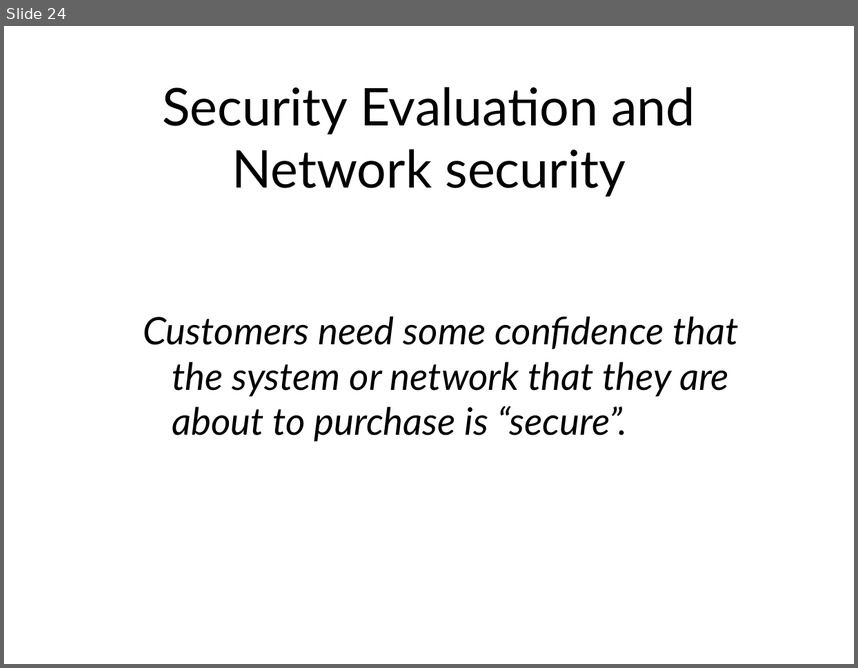
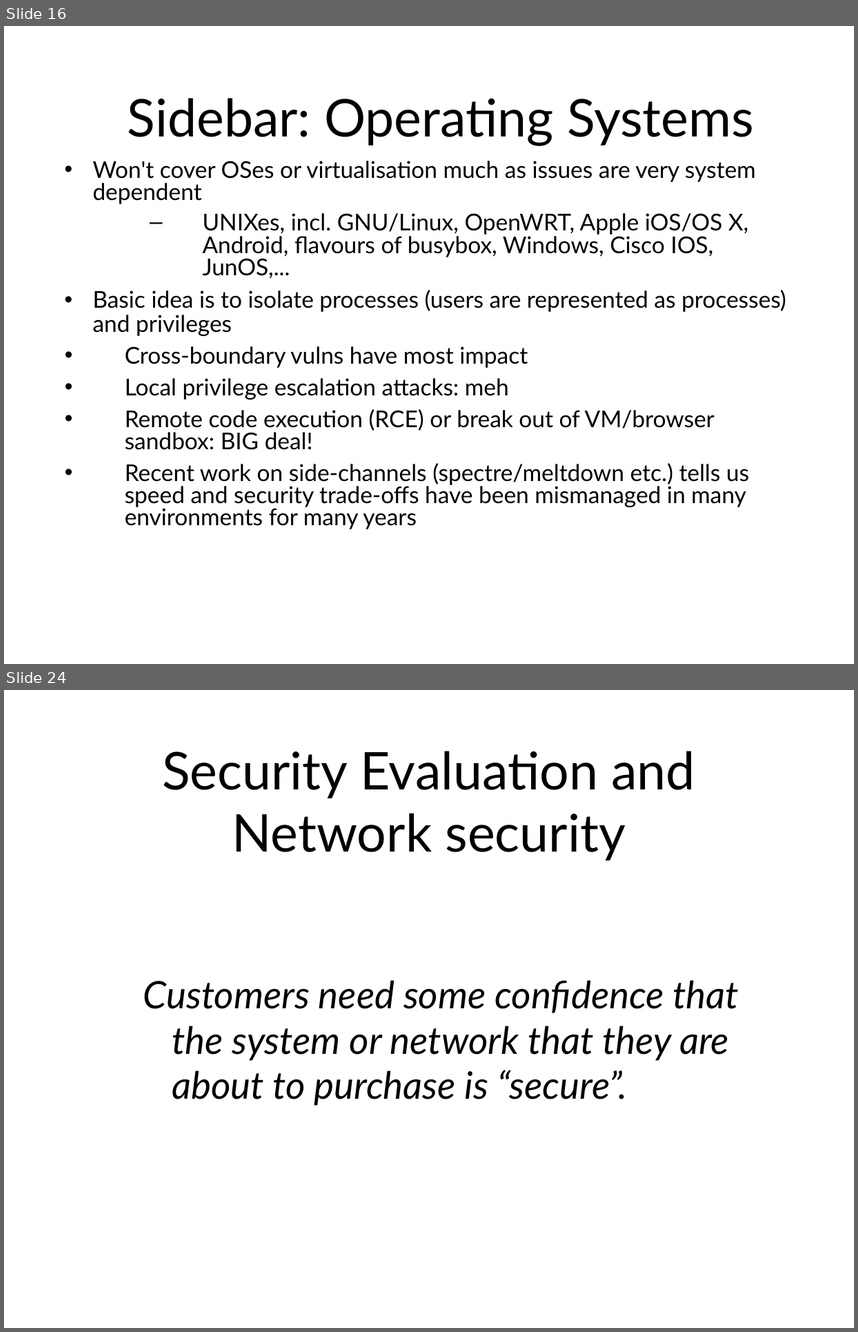
Before and after one commit to sftcd/cs7053, a slide deck: 2016lectures/02-concepts.ppt. Shown one above the other, each under a label of ours: slide 24 before the commit, slides 16 and 24 after it; the slides between them are not shown. The pictures are 858x668 and 858x1332 pixels, drawn with LibreOffice and Linux fonts; fonts in the diff are those of the drawing. Boxes give left, top, right and bottom in pixels: in the first picture for what was removed or moved away, otherwise in the second. Text is boxed around its words. In the diff, an @@ line names an element or a change of style, - is before the commit and + after.

```diff
--- a/2016lectures/02-concepts.ppt
+++ b/2016lectures/02-concepts.ppt
@@ slide 16 added at bbox=[4, 26, 854, 664], background #FFFFFF @@
@@ title added at bbox=[128, 98, 754, 145], 44 pt, text #000000 @@
+Sidebar: Operating Systems
@@ text added at bbox=[93, 161, 786, 529], 19.6 pt, text #000000 @@
+• Won't cover OSes or virtualisation much as issues are very system dependent
+  – UNIXes, incl. GNU/Linux, OpenWRT, Apple iOS/OS X, Android, flavours of busybox, Windows, Cisco IOS, JunOS,...
+• Basic idea is to isolate processes (users are represented as processes) and privileges
+• Cross-boundary vulns have most impact
+• Local privilege escalation attacks: meh
+• Remote code execution (RCE) or break out of VM/browser sandbox: BIG deal!
+• Recent work on side-channels (spectre/meltdown etc.) tells us speed and security trade-offs have been mismanaged in many environments for many years
```
Also in this commit, not shown: 16 slides changed, 1 other slide added, 1 slide removed, 2 other files.
